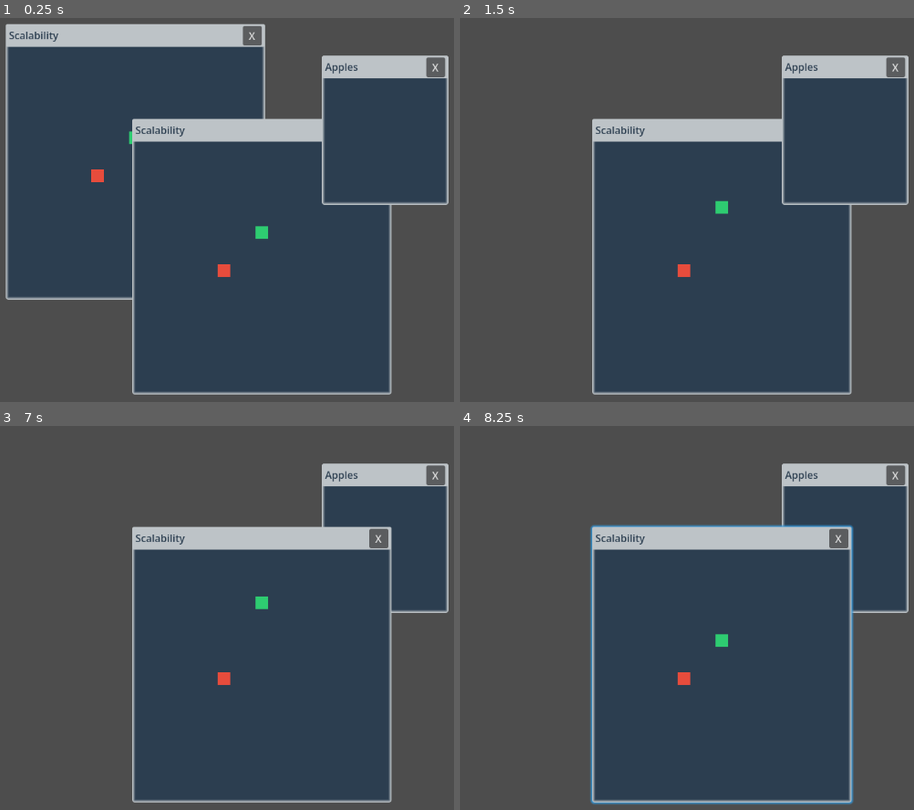
Above: before the commit, frames 1-4 (two rows, left to right).
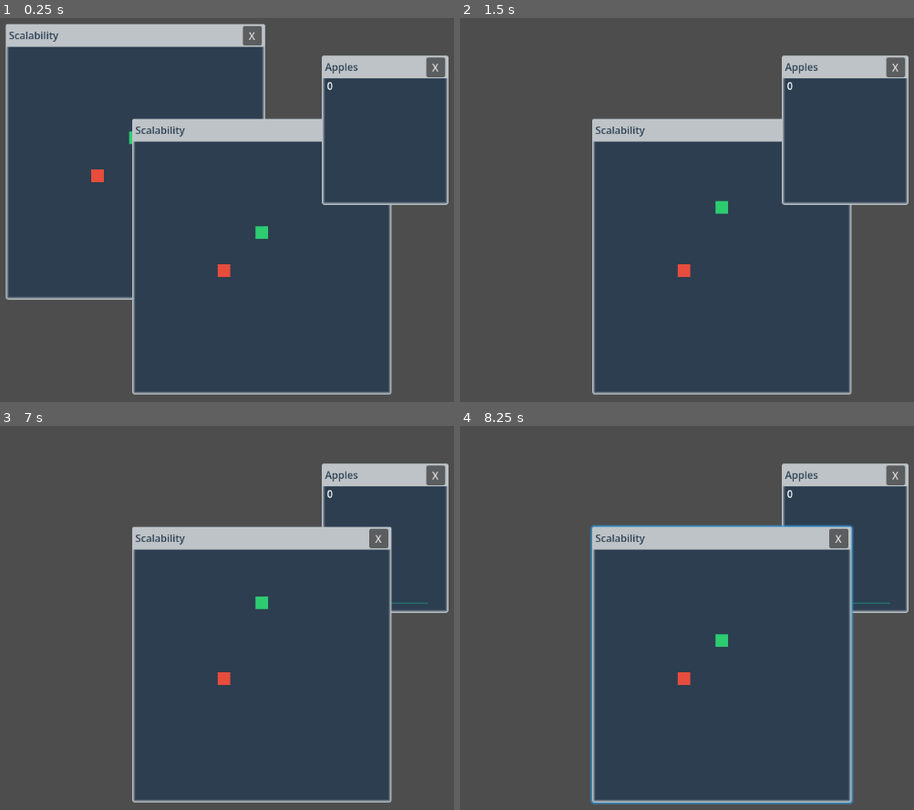
Above: after the commit, the same moments.

Repository: 777aker/scalability
Game: Godot game, scene res://scenes/desktop.tscn
The game is run twice, just before and just after one commit, with the same random seed, the same clock (stepped at 60 frames per second) and the same inputs.
Inputs (mouse positions are in pixels of both pictures, inside the frame that each line leads up to):
- Up to frame 1 (0.25 s): no input
- Up to frame 2 (1.5 s): tap Enter at 0.5 s; move the mouse to (outside the picture) at 0.52 s; press the mouse at (outside the picture) at 0.53 s; hold D (right) 0.53-1.25 s; release the mouse at (outside the picture) at 1.25 s; click "X" at 1.25 s
- Up to frame 3 (7 s): tap Space at 2, 3.5, 5 s; move the mouse to (158, 625) at 2.02 s; hold S (down) 2.03-2.78 s; click (158, 625) at 2.1 s; tap Enter at 2.75, 4.25 s; move the mouse to (381, 514) at 2.77 s; press the mouse at (381, 514) at 2.78 s; hold D (right) 2.78-3.53 s; move the mouse to (272, 687) at 3.52 s; release the mouse at (272, 687) at 3.53 s; hold W (up) 3.53-4.28 s; click (272, 687) at 3.6 s; move the mouse to (outside the picture) at 4.27 s; press the mouse at (outside the picture) at 4.28 s; hold A (left) 4.28-5.78 s; move the mouse to (86, 545) at 5.02 s; release the mouse at (86, 545) at 5.03 s; click (86, 545) at 5.1 s; move the mouse to (345, 606) at 5.77 s; press the mouse at (345, 606) at 5.78 s; hold S (down) 5.78-6.53 s; move the mouse to (199, 502) at 6.52 s; release the mouse at (199, 502) at 6.53 s; hold D (right) from 6.53 s (still down); click (199, 502) at 6.6 s
- Up to frame 4 (8.25 s): move the mouse to (outside the picture) at 7.27 s; release D (right) at 7.28 s; press the mouse at (outside the picture) at 7.28 s; hold W (up) 7.28-8.03 s; move the mouse to (618, 625) at 8.02 s; release the mouse at (618, 625) at 8.03 s; hold D (right) from 8.03 s (still down); click (618, 625) at 8.1 s

The runs differ from the first frame. In frame 1, less than 0.1% of the frame differs, in the area x 72-74%, y 16-19%; in frame 2, less than 0.1%; in frame 3, less than 0.1%, in the area x 72-95%, y 16-47%; in frame 4, less than 0.1%.

Commit message:
apples graph with colors

Diff:
--- /dev/null
+++ b/scenes/apple_graph.gd
@@ -0,0 +1,30 @@
+extends Control
+
+var apples: Array[int] = []
+
+
+func _process(_delta) -> void:
+	$CurrentApples.text = str(AppleManager.apples)
+
+func _on_timer_timeout() -> void:
+	apples.append(AppleManager.apples)
+	while apples.size() > 100:
+		apples.pop_front()
+	queue_redraw()
+
+
+func _draw() -> void:
+	var fake_max = apples.max()
+	if fake_max == 0:
+		fake_max = 1
+	var ybound = self.get_global_rect().size.y - 20
+	var xbound = self.get_global_rect().size.x - 10
+	var current_color = Color(26/255.0, 188/255.0, 156/255.0)
+	for i in range(0, apples.size()-1):
+		if apples[i+1] > apples[i]:
+			current_color = Color(26/255.0, 188/255.0, 156/255.0)
+		elif apples[i+1] < apples[i]:
+			current_color = Color(231/255.0, 76/255.0, 60/255.0)
+		var p1 = Vector2(i/float(apples.size())*xbound + 5, ybound + 5 - apples[i]/float(fake_max)*ybound)
+		var p2 = Vector2((i+1)/float(apples.size())*xbound + 5, ybound + 5 - apples[i+1]/float(fake_max)*ybound)
+		draw_line(p1, p2, current_color)
--- a/scenes/apples.tscn
+++ b/scenes/apples.tscn
@@ -1,6 +1,10 @@
 [gd_scene format=3 uid="uid://c2snkyl5nb2iv"]
 
 [ext_resource type="PackedScene" uid="uid://d2l6o140f3vdo" path="res://scenes/window/window.tscn" id="1_cridi"]
+[ext_resource type="Script" uid="uid://bd0siqvm6iwii" path="res://scenes/apple_graph.gd" id="2_uynaf"]
+
+[sub_resource type="StyleBoxEmpty" id="StyleBoxEmpty_uynaf"]
+content_margin_left = 8.0
 
 [node name="Apples" unique_id=1962052330 instance=ExtResource("1_cridi")]
 custom_minimum_size = Vector2(200, 236)
@@ -16,6 +20,16 @@
 anchor_bottom = 1.0
 grow_horizontal = 2
 grow_vertical = 0
+script = ExtResource("2_uynaf")
 
-[node name="Timer" type="Timer" parent="AppleGraph" index="0" unique_id=2138703774]
+[node name="CurrentApples" type="Label" parent="AppleGraph" index="0" unique_id=389515234]
+layout_mode = 0
+offset_right = 40.0
+offset_bottom = 23.0
+theme_override_styles/normal = SubResource("StyleBoxEmpty_uynaf")
+
+[node name="Timer" type="Timer" parent="AppleGraph" index="1" unique_id=2138703774]
 autostart = true
+
+[connection signal="draw" from="AppleGraph" to="AppleGraph" method="_on_draw"]
+[connection signal="timeout" from="AppleGraph/Timer" to="AppleGraph" method="_on_timer_timeout"]
Not shown, added: scenes/apple_graph.gd.uid
